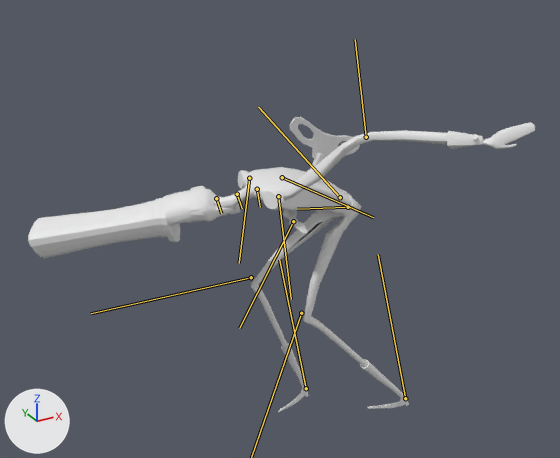
An edit to the FBX model Assets/Art/Aggy/Animations/CutsceneAggy1.FBX, drawn before and after from the same camera.
Rendered twice from a camera (50 mm lens) standing at (-0.91, -5.3, 4.77) and looking at (1.88, -0.23, 2.23). Lighting does not change. The marker at lower left points along +X, +Y and +Z. Both versions are drawn at frame 546 of the action 'Take 001'; the numbers are the values there. The bones that change are drawn over the model as lines.

Names of what the first picture shows: 'Aggy_Pivote', 'Hat', 'Key', 'Mouth'.
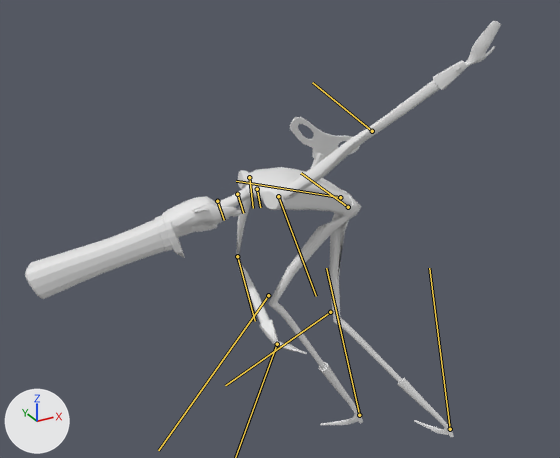
Where the change shows, as pixel boxes [x1, y1, x2, y2] in the pictures (560 x 458 px):
'Aggy_Pivote', posed (9% narrower, 43% taller): before [160, 122, 535, 412]; after [161, 21, 501, 437]
'Hat', posed (31% taller): before [28, 195, 180, 258]; after [25, 216, 185, 299]
'Mouth', posed: before [229, 204, 240, 214]; after [230, 207, 243, 217]
bone 'Base HumanLThigh', root to tip: before (348, 207) to (297, 209); after (348, 207) to (301, 173)
bone 'Base HumanLFoot', root to tip: before (405, 398) to (378, 254); after (359, 415) to (326, 268)
bone 'Base HumanRThigh', root to tip: before (340, 197) to (258, 107); after (340, 197) to (236, 181)
bone 'Base HumanRCalf', root to tip: before (251, 277) to (91, 313); after (330, 312) to (225, 385)
bone 'Base HumanRFoot', root to tip: before (306, 388) to (279, 259); after (450, 429) to (429, 268)
bone 'Base HumanLUpperarm', root to tip: before (278, 196) to (291, 299); after (278, 196) to (316, 296)
bone 'Base HumanLForearm', root to tip: before (366, 137) to (355, 39); after (372, 131) to (312, 82)
bone 'Base HumanRUpperarm', root to tip: before (249, 178) to (239, 263); after (249, 177) to (253, 208)
bone 'Base HumanRForearm', root to tip: before (282, 177) to (373, 217); after (237, 256) to (255, 321)
bone 'Base HumanNeck2', root to tip: before (237, 194) to (242, 208); after (237, 194) to (243, 213)
bone 'Base HumanHead', root to tip: before (216, 198) to (221, 213); after (217, 201) to (224, 220)

The change in detail:
Bone 'Base HumanLThigh' (bone_base_humanlthigh) turns from (-31, -29, 70) to (-35, -35, 93) degrees about its own x, y and z.
Bone 'Base HumanLCalf' (bone_base_humanlcalf) turns from (-19, 34, -58) to (-24, 36, -67) degrees about its own x, y and z.
Bone 'Base HumanLFoot' (bone_base_humanlfoot) turns from (2, -19, 43) to (-1, -12, 32) degrees about its own x, y and z.
Bone 'Base HumanRThigh' (bone_base_humanrthigh) turns from (24, 24, 100) to (30, 32, 50) degrees about its own x, y and z.
Bone 'Base HumanRCalf' (bone_base_humanrcalf) turns from (15, -22, -67) to (7, -17, -43) degrees about its own x, y and z.
Bone 'Base HumanRFoot' (bone_base_humanrfoot) turns from (2, 24, 24) to (-3, -38, 49) degrees about its own x, y and z.
Bone 'Base HumanLUpperarm' (bone_base_humanlupperarm) turns from (-63, 29, -49) to (-53, 18, -46) degrees about its own x, y and z.
Bone 'Base HumanLForearm' (bone_base_humanlforearm) turns from (-79, -37, 1) to (-62, 0, -2) degrees about its own x, y and z.
Bone 'Base HumanRUpperarm' (bone_base_humanrupperarm) turns from (-8, -21, 13) to (-50, -4, 91) degrees about its own x, y and z.
Bone 'Base HumanRForearm' (bone_base_humanrforearm) turns from (63, 154, -24) to (-159, 20, 66) degrees about its own x, y and z.
Bone 'Base HumanRPalm' (bone_base_humanrpalm) turns from (-174, 3, 23) to (-145, -29, 36) degrees about its own x, y and z.
Bone 'Base HumanNeck1' (bone_base_humanneck1) turns from (-4, 4, 20) to (0, 3, 20) degrees about its own x, y and z.
Bone 'Base HumanNeck2' (bone_base_humanneck2) turns from (-17, 15, 14) to (3, 10, 16) degrees about its own x, y and z.
Bone 'Base HumanHead' (bone_base_humanhead) turns from (1, 9, -13) to (2, 0, -12) degrees about its own x, y and z.
